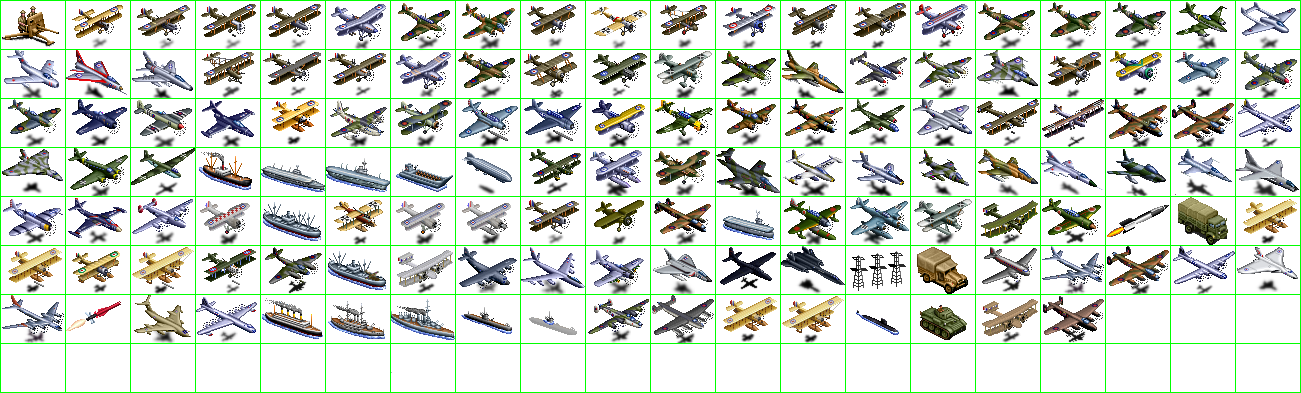
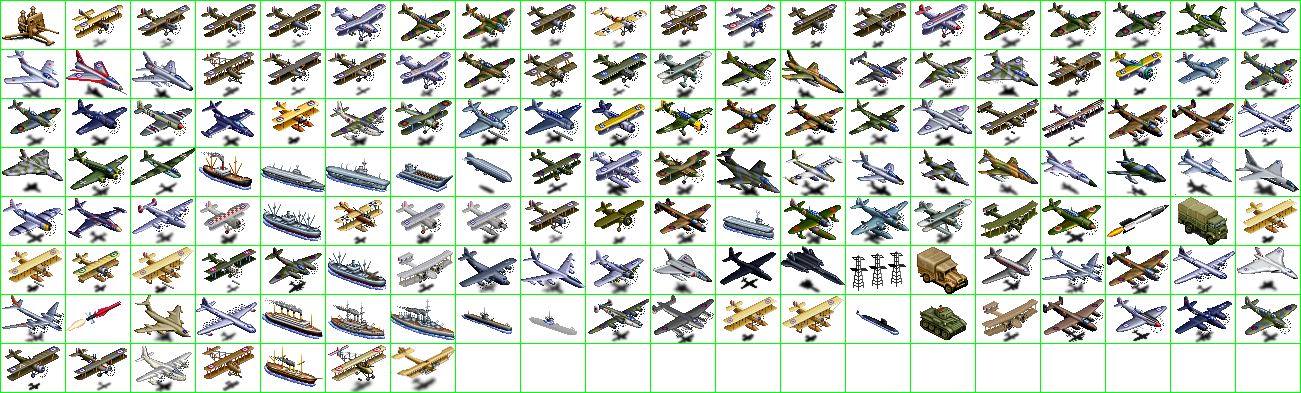
Comparing the layer stacks of the two (1301, 393) images. Changes:
added layer "emp" above "units" over [135, 345, 192, 392]
painted on "units" over [5, 296, 1297, 392]
